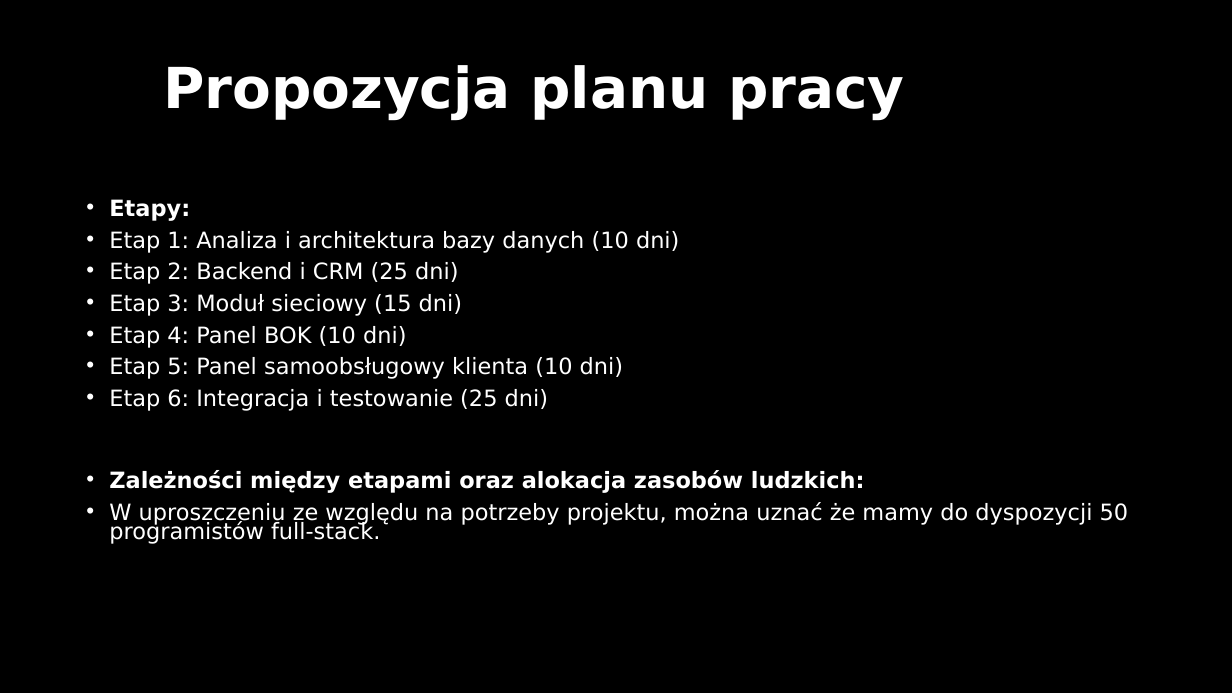
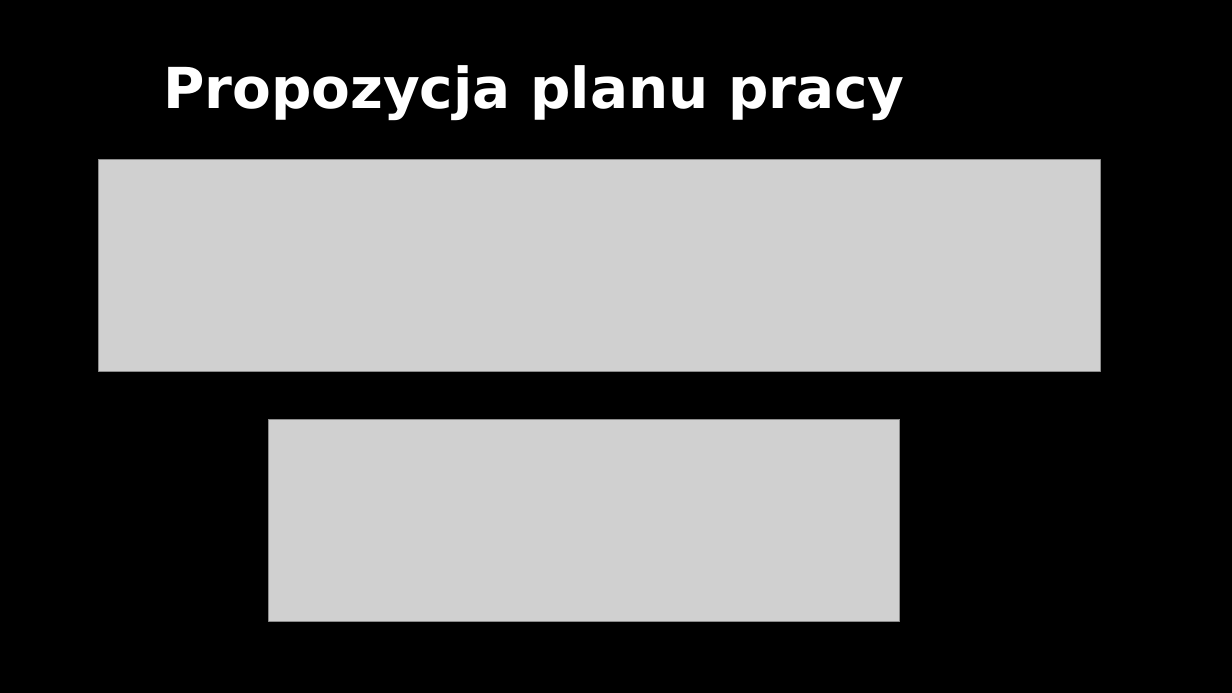
Before and after one commit to jonatanalimowski/io_projekt, a slide deck: slide 11 of IO-Projekt.pptx (slide 12 before the commit). Drawn at 1232x693 pixels with LibreOffice and Linux fonts; fonts in the diff are those of the drawing; grey boxes stand for pictures. Boxes give left, top, right and bottom in pixels: in the first picture for what was removed or moved away, otherwise in the second. Text is boxed around its words. In the diff, an @@ line names an element or a change of style, - is before the commit and + after.

```diff
--- a/IO-Projekt.pptx
+++ b/IO-Projekt.pptx
@@ picture added at bbox=[99, 160, 1101, 372] @@
@@ text removed at bbox=[109, 199, 1129, 544] @@
-• Etapy:
-• Etap 1: Analiza i architektura bazy danych (10 dni)
-• Etap 2: Backend i CRM (25 dni)
-• Etap 3: Moduł sieciowy (15 dni)
-• Etap 4: Panel BOK (10 dni)
-• Etap 5: Panel samoobsługowy klienta (10 dni)
-• Etap 6: Integracja i testowanie (25 dni)
-• Zależności między etapami oraz alokacja zasobów ludzkich:
-• W uproszczeniu ze względu na potrzeby projektu, można uznać że mamy do dyspozycji 50 programistów full-stack.
@@ picture added at bbox=[269, 420, 900, 622] @@
```
Also in this commit, not shown: 6 other slides changed, 3 slides added, 4 slides removed, 1 other file.
